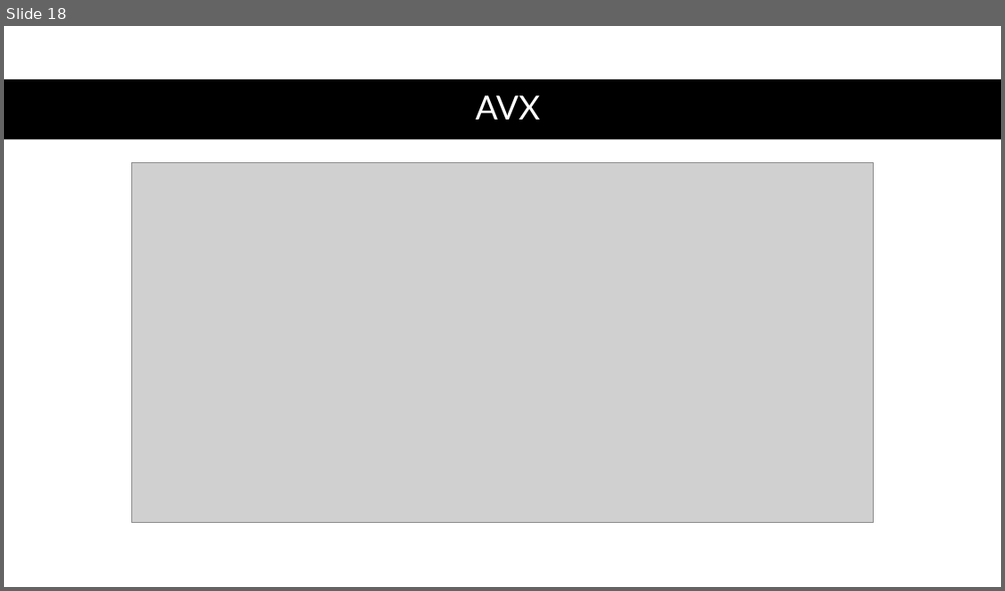
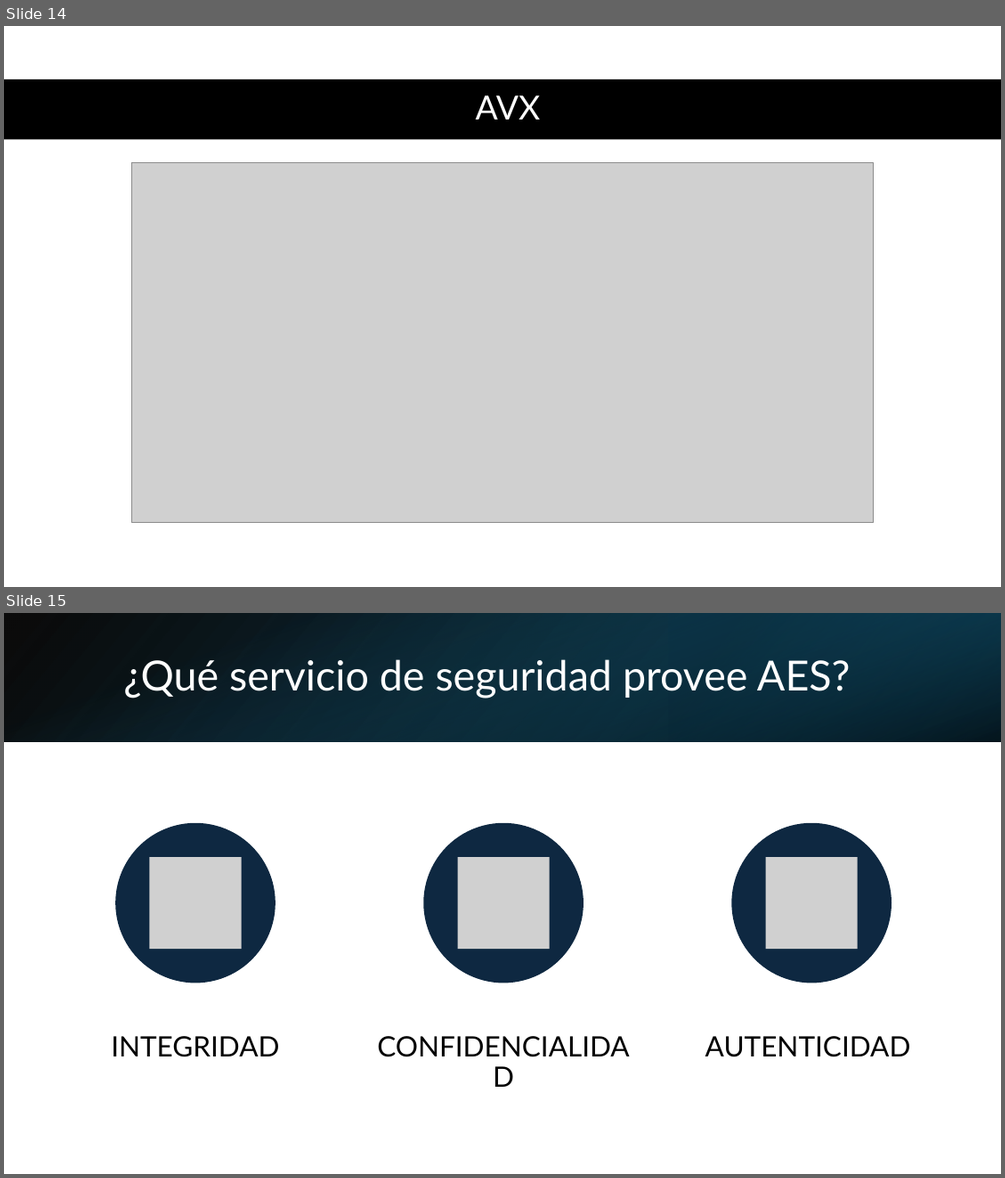
Before and after one commit to AlexPs06/Funciones-hash-vectorizadas, a slide deck: presentacion cripto hash.pptx. Shown one above the other, each under a label of ours: slide 18 before the commit, slides 14 and 15 after it. The pictures are 1005x591 and 1005x1178 pixels, drawn with LibreOffice and Linux fonts; fonts in the diff are those of the drawing; grey boxes stand for pictures. Boxes give left, top, right and bottom in pixels: in the first picture for what was removed or moved away, otherwise in the second. Text is boxed around its words. In the diff, an @@ line names an element or a change of style, - is before the commit and + after.

```diff
--- a/presentacion cripto hash.pptx
+++ b/presentacion cripto hash.pptx
@@ slide 15 added at <box>4,613,1001,1174</box>, background #FFFFFF @@
@@ rectangle added at <box>4,613,1001,742</box>, fill gradient #000000 to #104862 @@
@@ rectangle added at <box>4,613,1001,742</box>, fill gradient #156082 to #000000 @@
@@ rectangle added at <box>669,613,1001,742</box>, fill gradient #0B3041 to #156082 @@
@@ title added at <box>123,659,850,698</box>, 40 pt, text #FFFFFF @@
+¿Qué servicio de seguridad provee AES?
@@ group added at <box>111,823,911,1092</box>: 3 ellipses, 3 pictures, 3 texts @@
+INTEGRIDAD
+CONFIDENCIALIDAD
+AUTENTICIDAD
@@ what was slide 18 is now slide 14 @@
```
Also in this commit, not shown: 2 slides changed, 13 other slides added, 5 slides removed.
